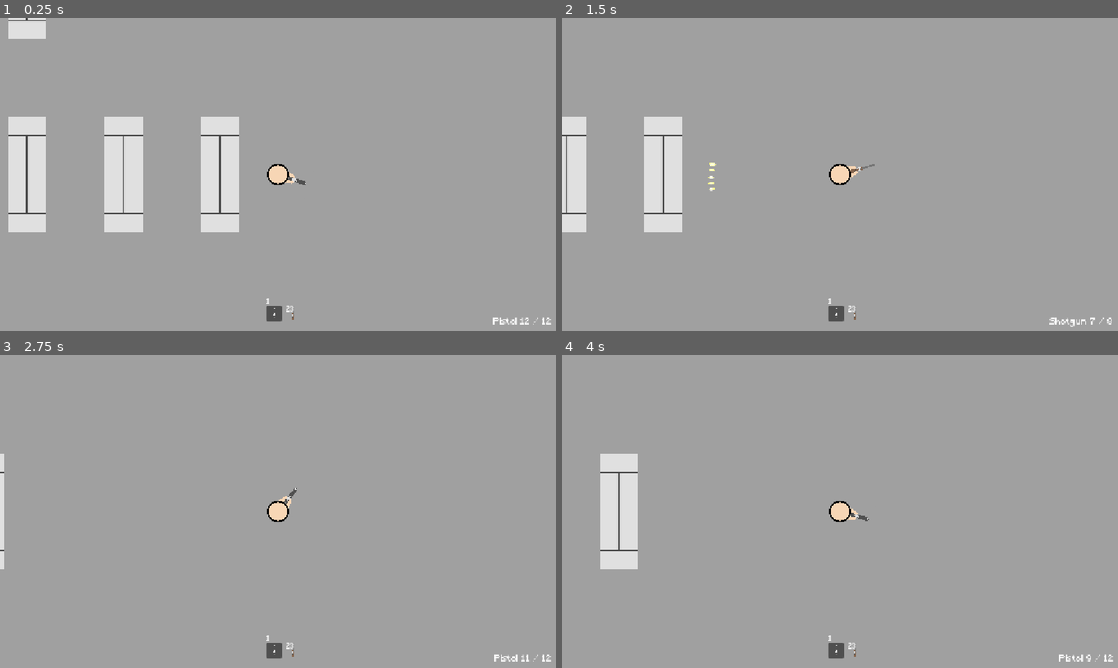
Above: before the commit, frames 1-4 (two rows, left to right).
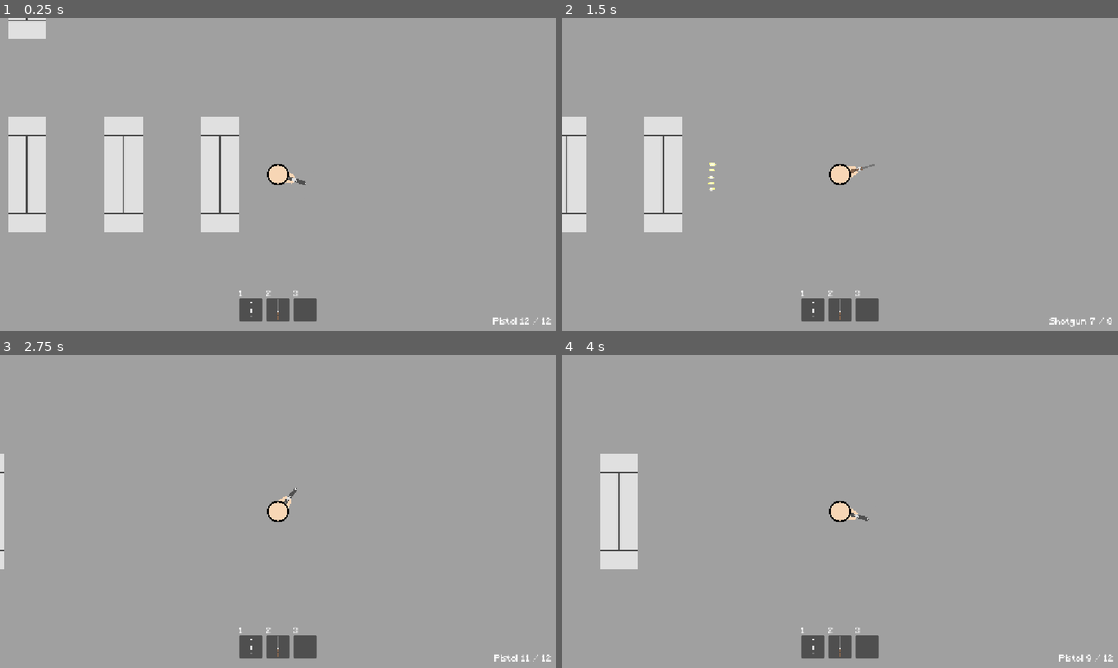
Above: after the commit, the same moments.

Repository: ArifD2286/Shamble-Chamber
Game: Godot game, scene res://game.tscn
Two runs of this game, one before a commit and one after it. Both use one fixed random seed, a clock stepped at 60 frames per second and the inputs below.
Inputs (mouse positions are in pixels of both pictures, inside the frame that each line leads up to):
- Up to frame 1 (0.25 s): no input
- Up to frame 2 (1.5 s): tap Enter at 0.5 s; move the mouse to (962, 158) at 0.52 s; hold D (right) 0.53-1.25 s; tap 1 (slot_1) at 0.6 s; click (962, 158) at 0.67 s; tap Space at 0.77 s; tap 2 (slot_2) at 0.8 s; drag from (728, 190) to (1112, 127) at 1.27 s
- Up to frame 3 (2.75 s): tap Space at 2 s; move the mouse to (333, 442) at 2.02 s; hold D (right) from 2.03 s (still down); tap 3 (slot_3) at 2.1 s; tap 1 (slot_1) at 2.3 s
- Up to frame 4 (4 s): release D (right) at 2.75 s; drag from (812, 574) to (673, 464) at 2.77 s; tap Enter at 3.5 s; move the mouse to (1006, 558) at 3.52 s; hold A (left) from 3.53 s (still down); tap 1 (slot_1) at 3.6 s; tap Space at 3.77 s; tap 3 (slot_3) at 3.8 s

The runs differ from the first frame. In frame 1, 0.8% of the frame differs, in the area x 43-57%, y 87-97%; in frame 2, 0.8%; in frame 3, 0.8%; in frame 4, 0.8%.

Commit message:
Update 4.2
Changes:
- Progress on hotbar:
  - Added the script to make selected item highlight in hotbar

Diff:
--- a/shamble-chamber/game.tscn
+++ b/shamble-chamber/game.tscn
@@ -19,6 +19,7 @@
 [ext_resource type="AudioStream" uid="uid://bfpjcdkxfb53j" path="res://assets/gun_reload_sfx.mp3" id="7_j5wjh"]
 [ext_resource type="PackedScene" uid="uid://cgovvkfjkhlmw" path="res://zombie.tscn" id="13_lc2xo"]
 [ext_resource type="Texture2D" uid="uid://24dho4qca1tk" path="res://assets/shotgun_texture.png" id="15_boyg6"]
+[ext_resource type="Script" uid="uid://bcm13g6ejrfbu" path="res://hotbar.gd" id="15_e36ub"]
 
 [sub_resource type="CircleShape2D" id="CircleShape2D_e2o6t"]
 radius = 15.0
@@ -141,21 +142,21 @@
 grow_vertical = 0
 theme_override_constants/separation = 8
 alignment = 1
-
-[node name="Slot1" type="Panel" parent="CanvasLayer/HBoxContainer" unique_id=916182490]
-custom_minimum_size = Vector2(32, 32)
+script = ExtResource("15_e36ub")
+
+[node name="Panel" type="Panel" parent="CanvasLayer/HBoxContainer" unique_id=1009693357]
+texture_filter = 1
+custom_minimum_size = Vector2(48, 48)
 layout_mode = 2
 
-[node name="Icon" type="TextureRect" parent="CanvasLayer/HBoxContainer/Slot1" unique_id=1684198200]
-texture_filter = 1
-layout_mode = 0
-offset_right = 32.0
-offset_bottom = 32.0
+[node name="ItemIcon" type="TextureRect" parent="CanvasLayer/HBoxContainer/Panel" unique_id=240986928]
+texture_filter = 1
+layout_mode = 0
+offset_right = 48.0
+offset_bottom = 48.0
 texture = ExtResource("6_mfdv2")
-expand_mode = 1
-stretch_mode = 5
-
-[node name="Label" type="Label" parent="CanvasLayer/HBoxContainer/Slot1" unique_id=447313593]
+
+[node name="Label" type="Label" parent="CanvasLayer/HBoxContainer/Panel" unique_id=1671354253]
 texture_filter = 1
 layout_mode = 0
 offset_top = -16.0
@@ -163,41 +164,42 @@
 theme_override_fonts/font = ExtResource("5_ryrav")
 text = "1"
 
-[node name="Slot2" type="Panel" parent="CanvasLayer/HBoxContainer" unique_id=79570337]
+[node name="Panel2" type="Panel" parent="CanvasLayer/HBoxContainer" unique_id=1474453610]
+texture_filter = 1
+custom_minimum_size = Vector2(48, 48)
 layout_mode = 2
 
-[node name="TextureRect" type="TextureRect" parent="CanvasLayer/HBoxContainer/Slot2" unique_id=1621875327]
-texture_filter = 1
-layout_mode = 0
+[node name="ItemIcon" type="TextureRect" parent="CanvasLayer/HBoxContainer/Panel2" unique_id=1268373236]
+texture_filter = 1
+layout_mode = 0
+offset_right = 48.0
+offset_bottom = 48.0
+texture = ExtResource("15_boyg6")
+
+[node name="Label" type="Label" parent="CanvasLayer/HBoxContainer/Panel2" unique_id=186633537]
+texture_filter = 1
+layout_mode = 0
+offset_top = -16.0
 offset_right = 32.0
-offset_bottom = 32.0
-texture = ExtResource("15_boyg6")
-expand_mode = 1
-stretch_mode = 5
-
-[node name="Label" type="Label" parent="CanvasLayer/HBoxContainer/Slot2" unique_id=986893367]
-texture_filter = 1
-layout_mode = 0
-offset_right = 40.0
-offset_bottom = 23.0
 theme_override_fonts/font = ExtResource("5_ryrav")
 text = "2"
 
-[node name="Slot3" type="Panel" parent="CanvasLayer/HBoxContainer" unique_id=2013921138]
+[node name="Panel3" type="Panel" parent="CanvasLayer/HBoxContainer" unique_id=784189576]
+texture_filter = 1
+custom_minimum_size = Vector2(48, 48)
 layout_mode = 2
 
-[node name="TextureRect" type="TextureRect" parent="CanvasLayer/HBoxContainer/Slot3" unique_id=265497190]
-texture_filter = 1
-layout_mode = 0
+[node name="ItemIcon" type="TextureRect" parent="CanvasLayer/HBoxContainer/Panel3" unique_id=433916614]
+texture_filter = 1
+layout_mode = 0
+offset_right = 48.0
+offset_bottom = 48.0
+
+[node name="Label" type="Label" parent="CanvasLayer/HBoxContainer/Panel3" unique_id=1307716591]
+texture_filter = 1
+layout_mode = 0
+offset_top = -16.0
 offset_right = 32.0
-offset_bottom = 32.0
-expand_mode = 1
-stretch_mode = 5
-
-[node name="Label" type="Label" parent="CanvasLayer/HBoxContainer/Slot3" unique_id=1931120049]
-layout_mode = 0
-offset_right = 40.0
-offset_bottom = 23.0
 theme_override_fonts/font = ExtResource("5_ryrav")
 text = "3"
 
--- /dev/null
+++ b/shamble-chamber/hotbar.gd
@@ -0,0 +1,19 @@
+extends HBoxContainer
+
+# Notes/revision:
+# The reason we use [ get_child ] instead of [ @onready ] is because the player's [ _ready() ]
+# runs before the canvaslayer's children finish getting ready,
+# if we do this the function works no matter what.
+
+func refresh(guns: Array[GunData], selected: int) -> void:
+	for i in get_child_count():
+		# the line below gets the amount of children hboxcontainer has, it only gets the panel
+		# and not the children of the panel
+		var slot := get_child(i)
+		var icon: TextureRect = slot.get_node("ItemIcon")
+		if guns[i] != null:
+			icon.texture = guns[i].gun_texture
+		else:
+			icon.texture = null
+		# [ self_modulate ] only tints that one node
+		slot.self_modulate = Color.WHITE if i == selected else Color(1, 1, 1)
--- a/shamble-chamber/player.gd
+++ b/shamble-chamber/player.gd
@@ -9,6 +9,7 @@
 @onready var empty_shot_sfx: AudioStreamPlayer = $"../EmptyShot"
 @onready var live_ammo = $"../CanvasLayer/Label"
 @onready var gun_sprite: Sprite2D = $GunSprite
+@onready var hotbar = $"../CanvasLayer/HBoxContainer"
 @export var bullet_scene: PackedScene
 @export var speed: float = 275.0
 @export var slot_guns: Array[GunData] = [null, null, null]
@@ -104,3 +105,4 @@
 	reload_id += 1
 	gun_reload_sfx.stop()
 	is_reloading = false
+	hotbar.refresh(slot_guns, current_slot)
Not shown, added: shamble-chamber/hotbar.gd.uid
